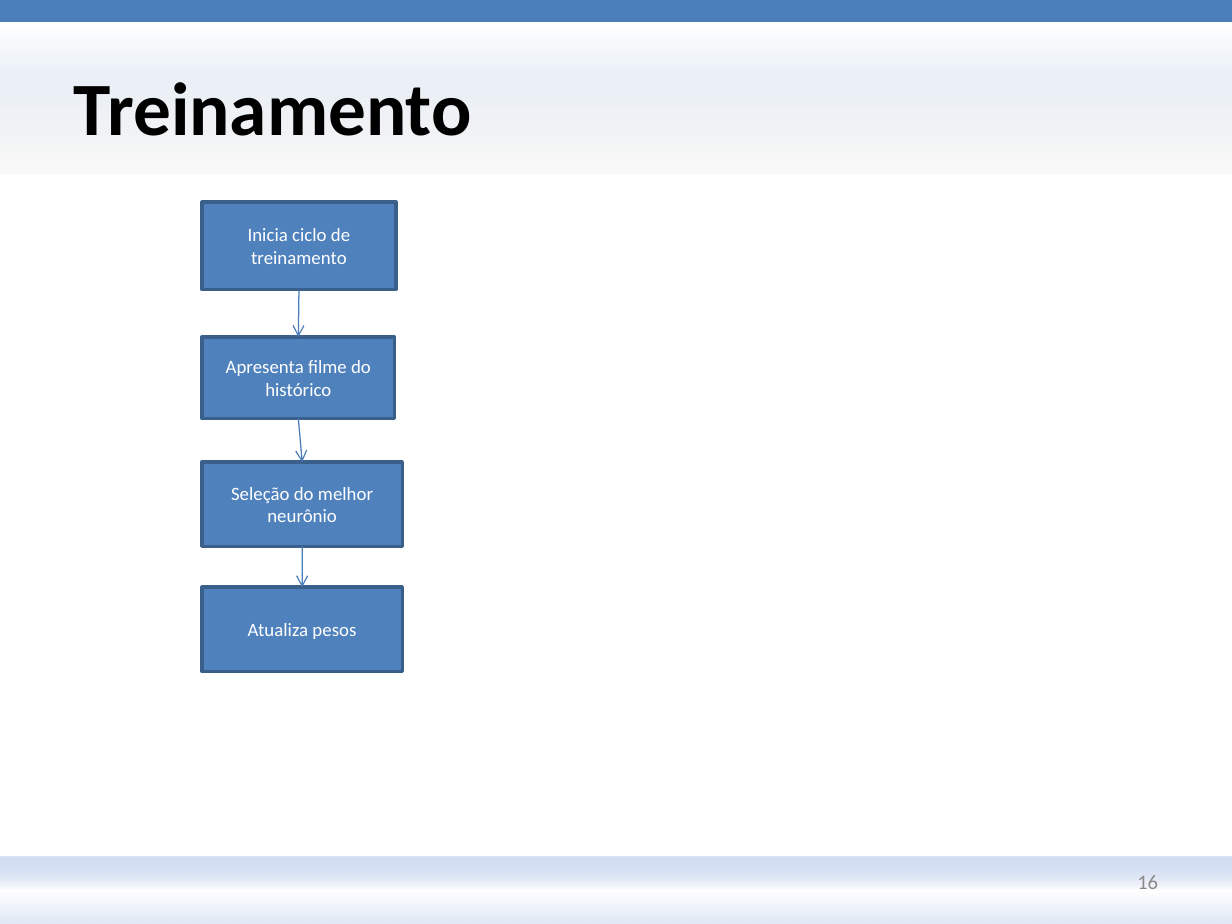
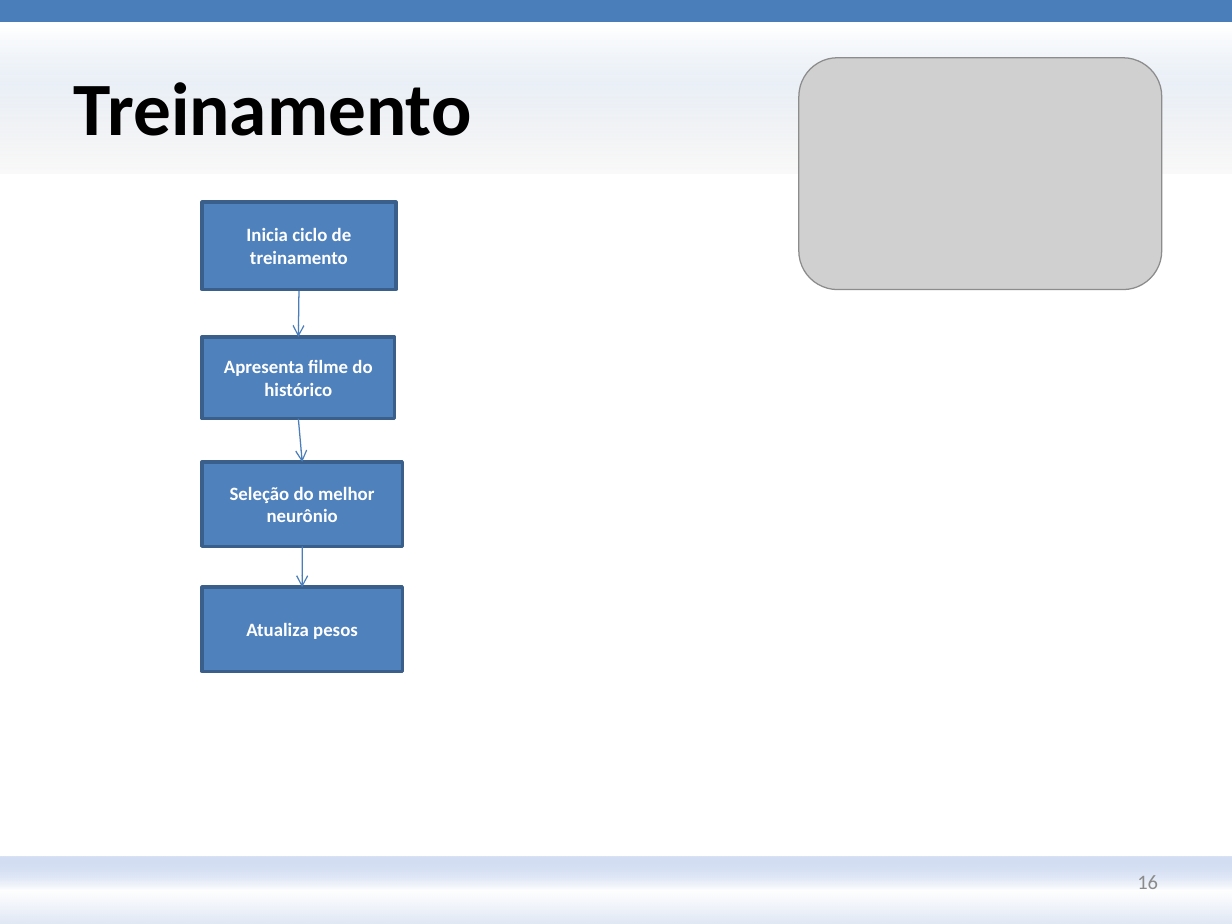
Before and after one commit to andersonberg/srsom, a slide deck: slide 16 of Apresentação/TCC_AndersonBerg_Apresentação_20091213_V3.pptx. Drawn at 1232x924 pixels with LibreOffice and Linux fonts; fonts in the diff are those of the drawing; grey boxes stand for pictures; background and template pictures are left out. Boxes give left, top, right and bottom in pixels: in the first picture for what was removed or moved away, otherwise in the second. Text is boxed around its words. In the diff, an @@ line names an element or a change of style, - is before the commit and + after.

```diff
--- a/Apresentação/TCC_AndersonBerg_Apresentação_20091213_V3.pptx
+++ b/Apresentação/TCC_AndersonBerg_Apresentação_20091213_V3.pptx
@@ picture added at <box>798,58,1162,290</box> @@
@@ bold on in 4 elements at <box>202,336,394,418</box>, <box>202,462,402,546</box>, <box>202,588,402,671</box>, <box>202,202,395,290</box> @@
```
Also in this commit, not shown: 15 other slides changed, 3 slides added.
